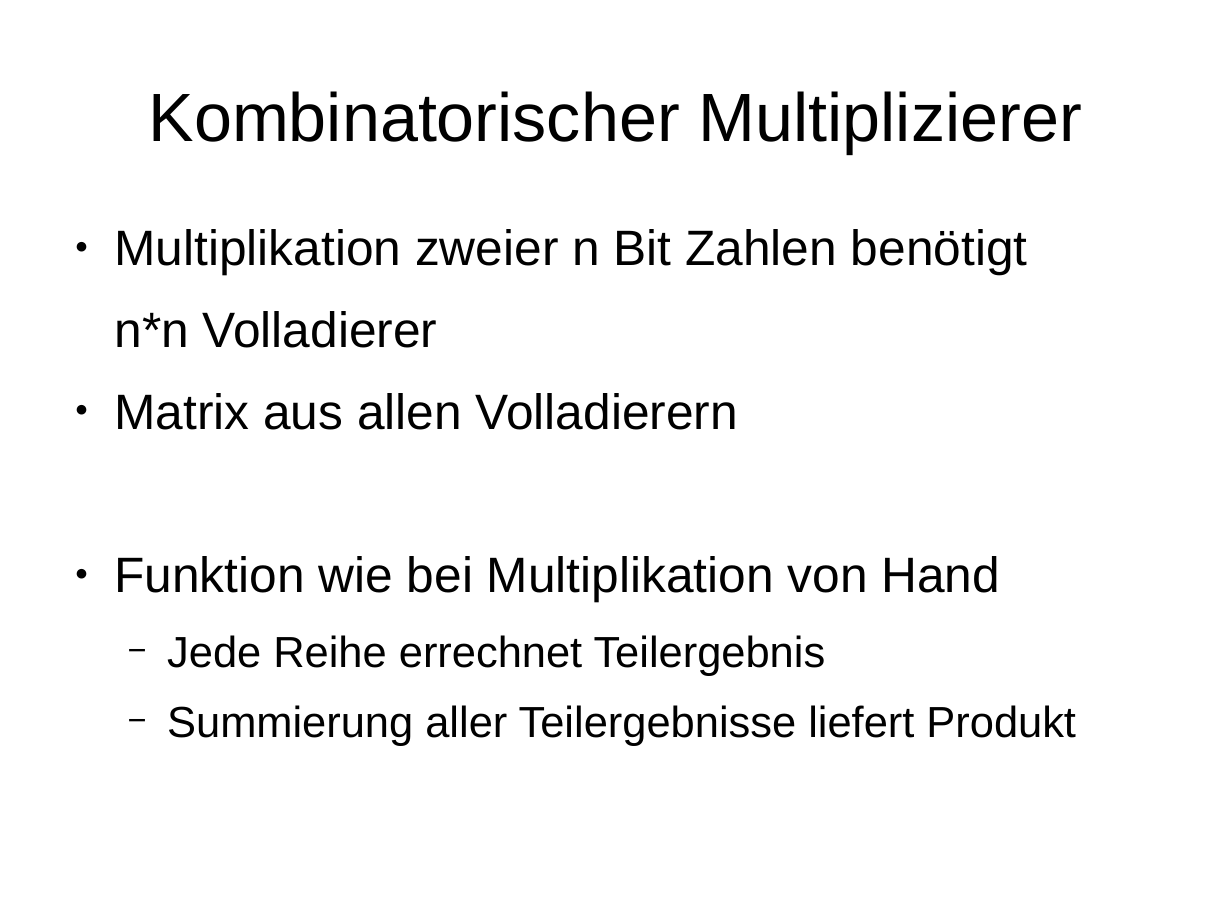
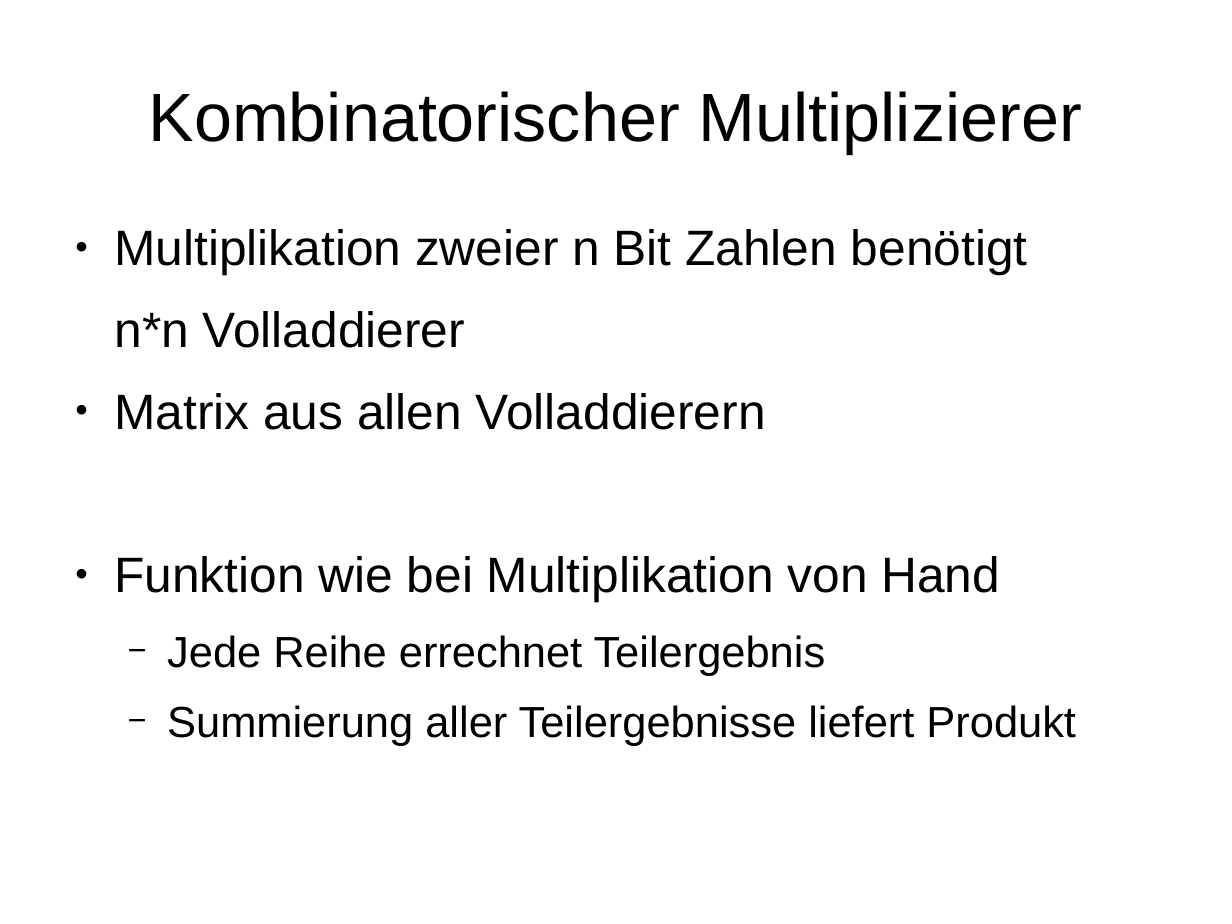
Before and after one commit to stadler-tom/schreibzeug, a slide deck: slide 14 of Presentation/Hauptseminar_RSA.odp. Drawn at 1232x924 pixels with LibreOffice and Linux fonts; fonts in the diff are those of the drawing. Boxes give left, top, right and bottom in pixels: in the first picture for what was removed or moved away, otherwise in the second. Text is boxed around its words. In the diff, an @@ line names an element or a change of style, - is before the commit and + after.

```diff
--- a/Presentation/Hauptseminar_RSA.odp
+++ b/Presentation/Hauptseminar_RSA.odp
@@ text at [114, 311, 766, 430]: text changed @@
-n*n Volladierer
-● Matrix aus allen Volladierern
+n*n Volladdierer
+● Matrix aus allen Volladdierern
```
Also in this commit, not shown: 5 other slides changed, 1 other file.
